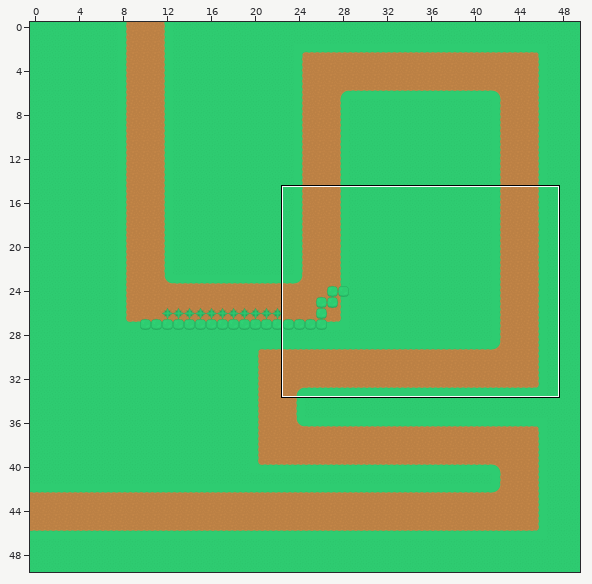
Tiled map -- core/assets/Map_test.tmx. The first picture is a wide view before the edit; the outline marks the close-up.
Close-up. As it was:
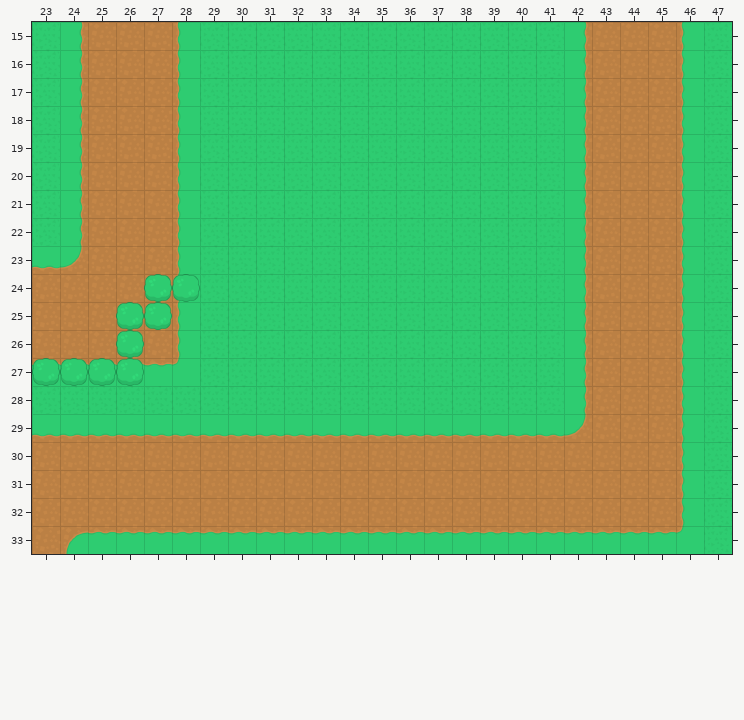
Cells are 64x64 px. Shown: x 23..47, y 15..33. The commit also changed other parts of the map, which this record leaves out.
Now the later version:
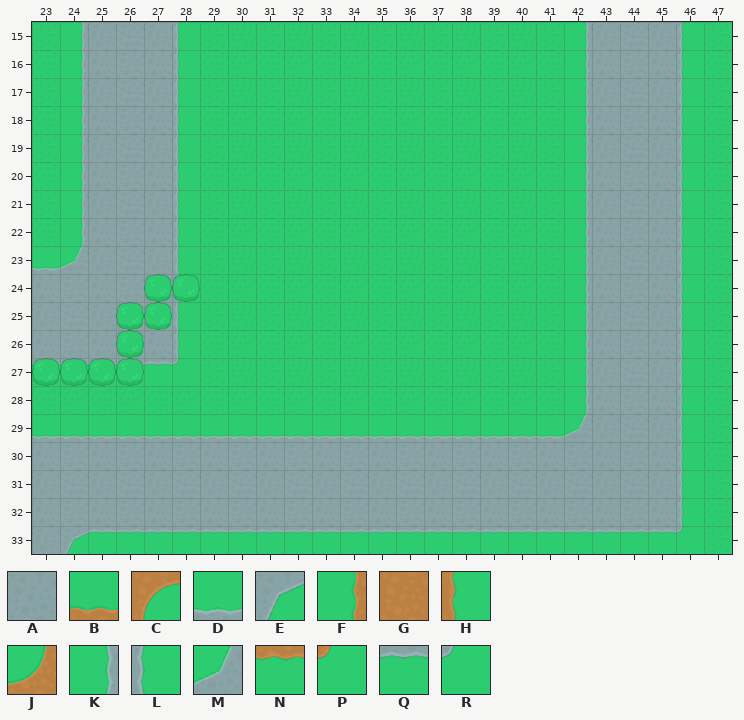
Key: from "towerDefense_tilesheet": A 34, B 70, C 72, D 80, E 82, F 92, G 93, H 94, J 96, K 102, L 104, M 106, N 116, P 117, Q 126, R 127.
_ is an empty cell.
The exact change:
Layer "Tile Layer 1":
y 15..22: x 24..28 FGGGH -> KAAAL; x 42..46 FGGGH -> KAAAL
y 23: x 23..28 BJGGGH -> DMAAAL; x 42..46 FGGGH -> KAAAL
y 24..26: x 23..28 GGGGGH -> AAAAAL; x 42..46 FGGGH -> KAAAL
y 27: x 23..28 NNNNNP -> QQQQQR; x 42..46 FGGGH -> KAAAL
y 28: x 42..46 FGGGH -> KAAAL
y 29: x 23..46 BBBBBBBBBBBBBBBBBBBJGGGH -> DDDDDDDDDDDDDDDDDDDMAAAL
y 30..32: x 23..46 GGGGGGGGGGGGGGGGGGGGGGGH -> AAAAAAAAAAAAAAAAAAAAAAAL
y 33: x 23..46 GCNNNNNNNNNNNNNNNNNNNNNP -> AEQQQQQQQQQQQQQQQQQQQQQR
